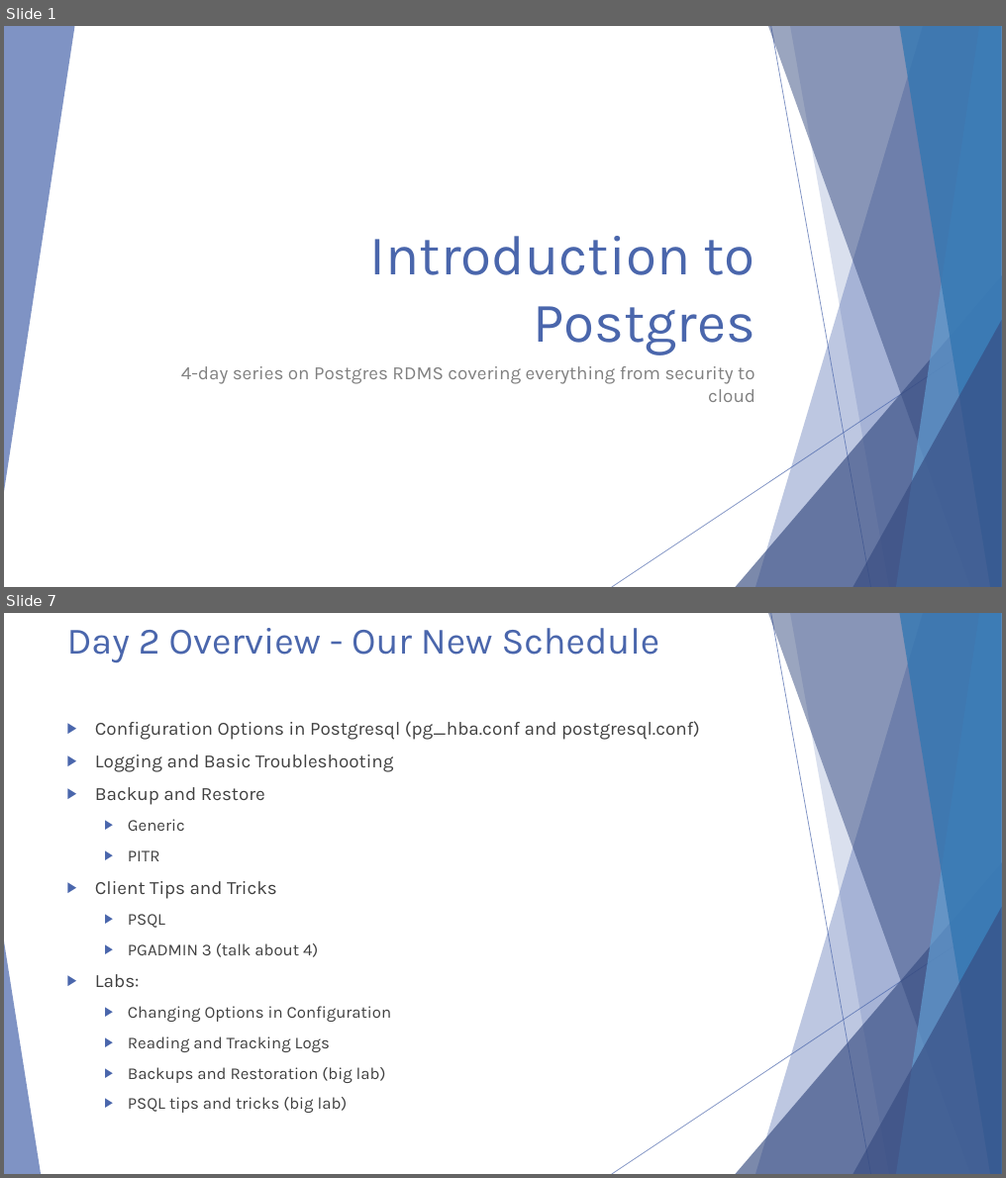
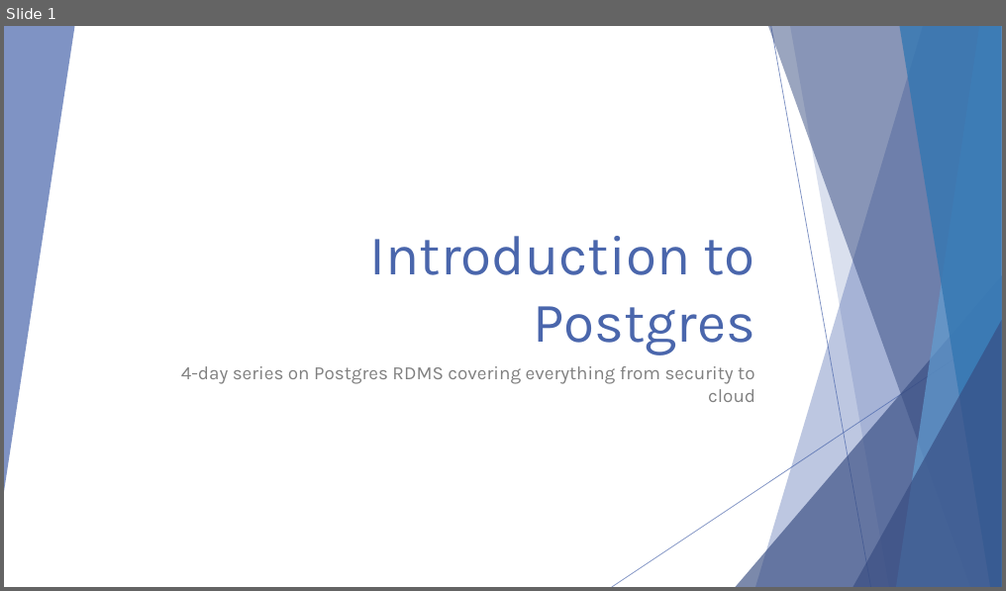
Before and after one commit to michaelrishiforrester/IntrotoPostgres2016, a slide deck: Presentations/Postgresql Presentation Day 4.pptx. Shown one above the other, each under a label of ours: slides 1 and 7 before the commit, slide 1 after it; the slides between them are not shown. The pictures are 1006x1178 and 1006x591 pixels, drawn with LibreOffice and Linux fonts; fonts in the diff are those of the drawing. Boxes give left, top, right and bottom in pixels: in the first picture for what was removed or moved away, otherwise in the second. Text is boxed around its words. In the diff, an @@ line names an element or a change of style, - is before the commit and + after.

```diff
--- a/Presentations/Postgresql Presentation Day 4.pptx
+++ b/Presentations/Postgresql Presentation Day 4.pptx
@@ slide 7 removed at (4,613,1002,1174), background #FFFFFF; not listed: 9 template elements that a slide beside it also shows @@
@@ title removed at (67,628,660,663) @@
-Day 2 Overview - Our New Schedule
@@ text removed at (95,721,700,1113) @@
-▶ Configuration Options in Postgresql (pg_hba.conf and postgresql.conf)
-▶ Logging and Basic Troubleshooting
-▶ Backup and Restore
-  ▶ Generic
-  ▶ PITR
-▶ Client Tips and Tricks
-  ▶ PSQL
-  ▶ PGADMIN 3 (talk about 4)
-▶ Labs:
-  ▶ Changing Options in Configuration
-  ▶ Reading and Tracking Logs
-  ▶ Backups and Restoration (big lab)
-  ▶ PSQL tips and tricks (big lab)
@@ triangle removed at (4,942,41,1174) @@
```
Also in this commit, not shown: 2 slides changed, 6 slides added, 66 other slides removed.
